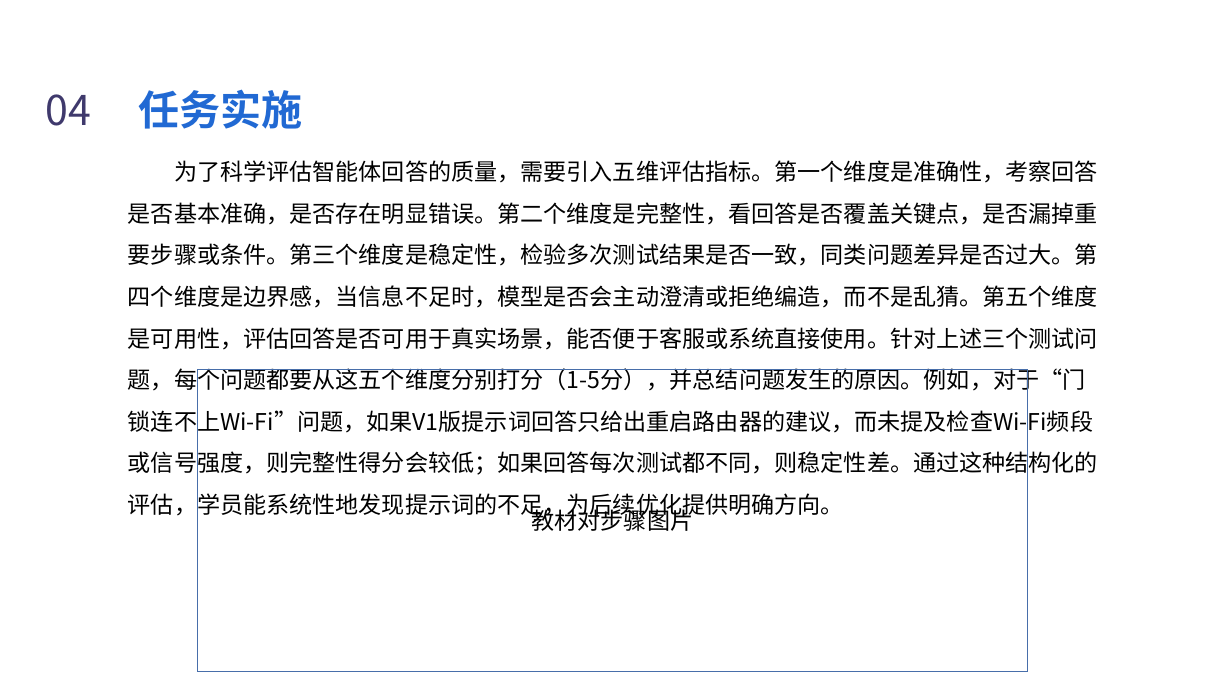
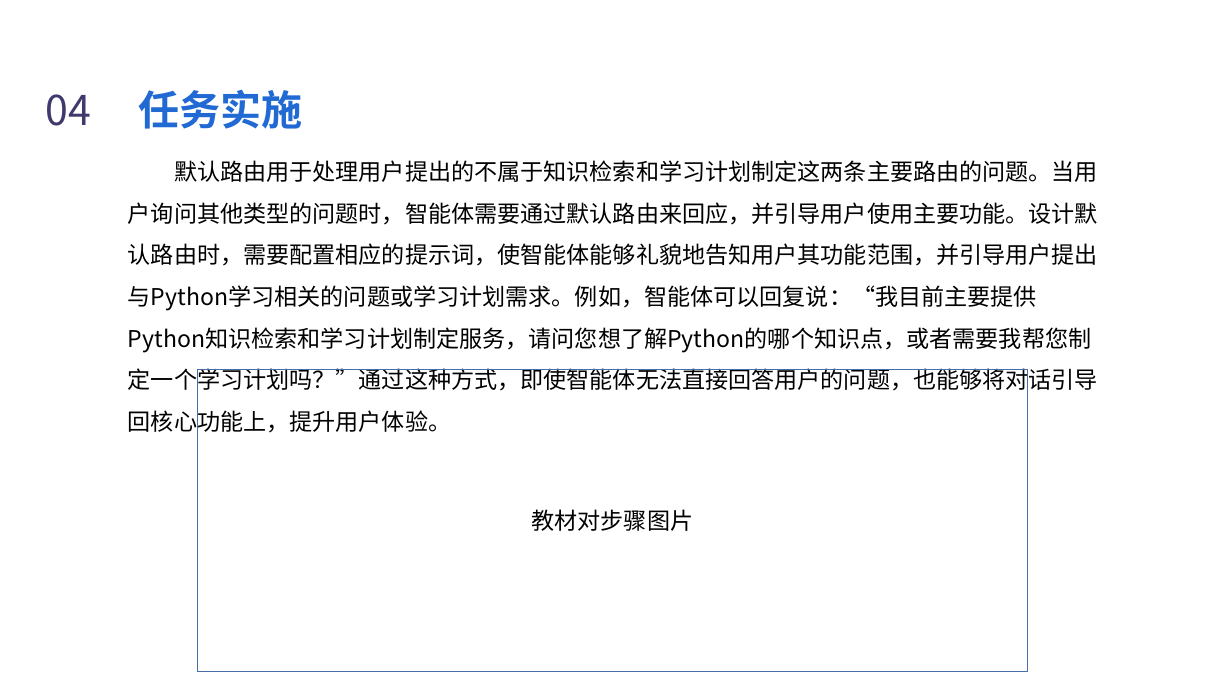
Before and after one commit to Silence1628/Ai_PPT, a slide deck: slide 10 of perception_ppt/perception_output/task/task1_implementation.pptx (slide 11 before the commit). Drawn at 1232x693 pixels with LibreOffice and Linux fonts; fonts in the diff are those of the drawing; background and template pictures are left out. Boxes give left, top, right and bottom in pixels: in the first picture for what was removed or moved away, otherwise in the second. Text is boxed around its words. In the diff, an @@ line names an element or a change of style, - is before the commit and + after.

```diff
--- a/perception_ppt/perception_output/task/task1_implementation.pptx
+++ b/perception_ppt/perception_output/task/task1_implementation.pptx
@@ text at (128,160,1098,435): text changed @@
-为了科学评估智能体回答的质量，需要引入五维评估指标。第一个维度是准确性，考察回答是否基本准确，是否存在明显错误。第二个维度是完整性，看回答是否覆盖关键点，是否漏掉重要步骤或条件。第三个维度是稳定性，检验多次测试结果是否一致，同类问题差异是否过大。第四个维度是边界感，当信息不足时，模型是否会主动澄清或拒绝编造，而不是乱猜。第五个维度是可用性，评估回答是否可用于真实场景，能否便于客服或系统直接使用。针对上述三个测试问题，每个问题都要从这五个维度分别打分（1-5分），并总结问题发生的原因。例如，对于“门锁连不上Wi-Fi”问题，如果V1版提示词回答只给出重启路由器的建议，而未提及检查Wi-Fi频段或信号强度，则完整性得分会较低；如果回答每次测试都不同，则稳定性差。通过这种结构化的评估，学员能系统性地发现提示词的不足，为后续优化提供明确方向。
+默认路由用于处理用户提出的不属于知识检索和学习计划制定这两条主要路由的问题。当用户询问其他类型的问题时，智能体需要通过默认路由来回应，并引导用户使用主要功能。设计默认路由时，需要配置相应的提示词，使智能体能够礼貌地告知用户其功能范围，并引导用户提出与Python学习相关的问题或学习计划需求。例如，智能体可以回复说：“我目前主要提供Python知识检索和学习计划制定服务，请问您想了解Python的哪个知识点，或者需要我帮您制定一个学习计划吗？”通过这种方式，即使智能体无法直接回答用户的问题，也能够将对话引导回核心功能上，提升用户体验。
```
Also in this commit, not shown: 10 other slides changed, 2 slides added, 6 slides removed, 10 other files.
